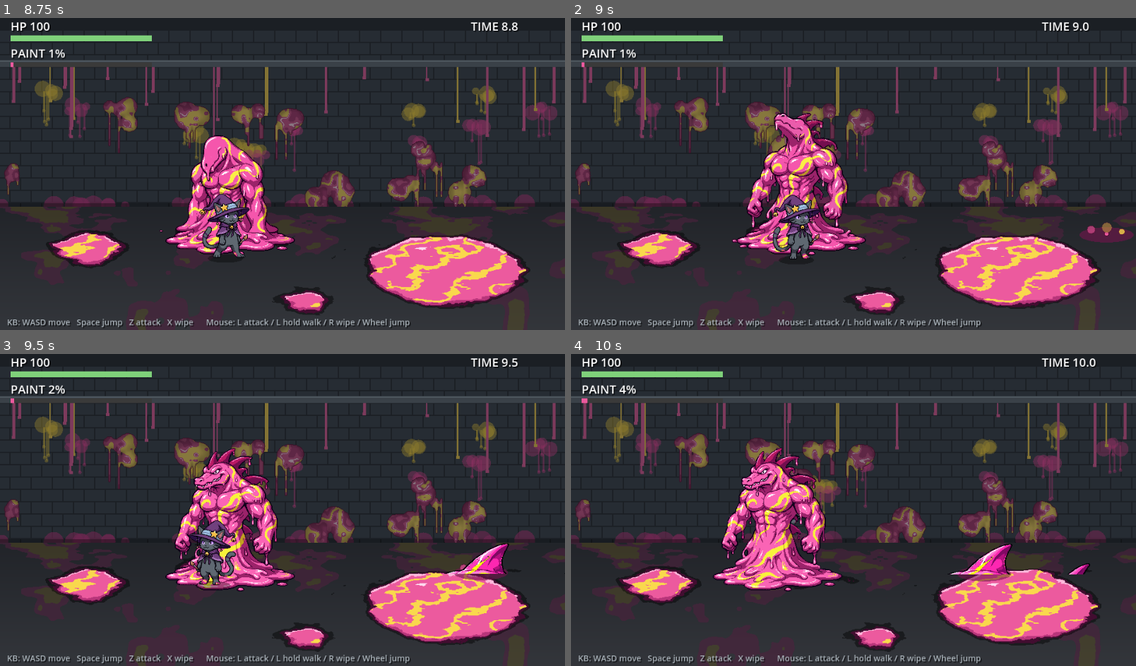
Above: before the commit, frames 1-4 (two rows, left to right).
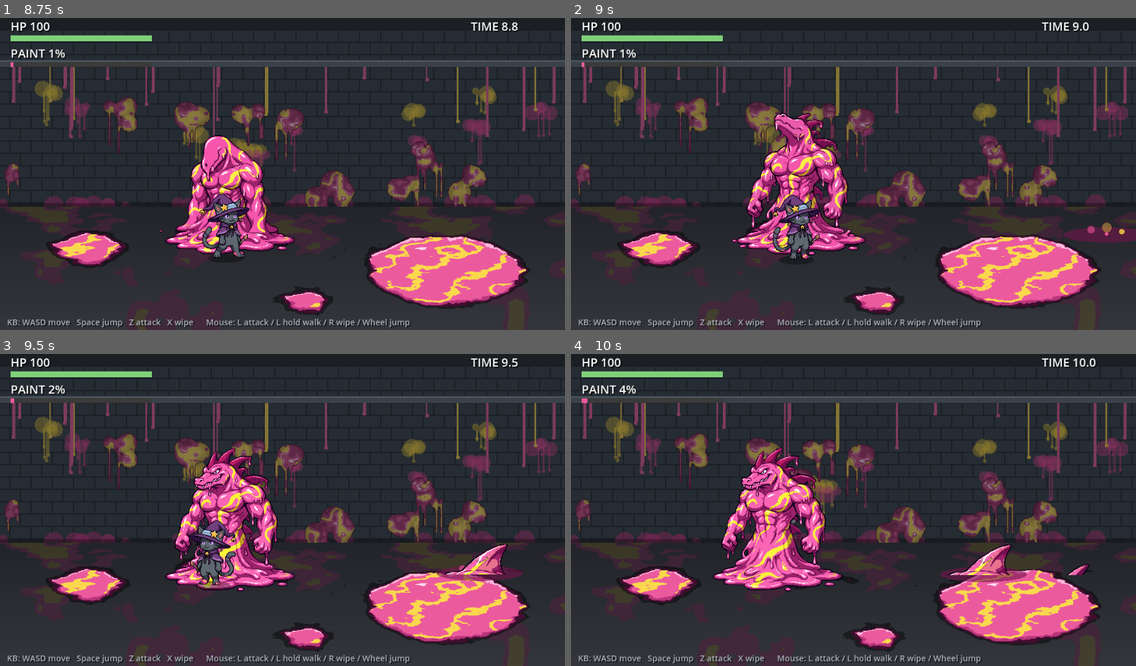
Above: after the commit, the same moments.

Repository: Dekaimo/sewer_proto
Game: Godot game, scene res://main.tscn
Two runs of this game, one before a commit and one after it. Both use one fixed random seed, a clock stepped at 60 frames per second and the inputs below.
Inputs (mouse positions are in pixels of both pictures, inside the frame that each line leads up to):
- Up to frame 1 (8.75 s): move the mouse to (406, 155) at 0.52 s; hold Right (right) 0.53-1.25 s; tap Z (attack) at 0.6, 3.6, 6.6 s; click (406, 155) at 0.67 s; tap Space (jump) at 0.77, 3.77, 6.77 s; drag from (169, 186) to (254, 236) at 1.27 s; move the mouse to (339, 102) at 2.02 s; hold Right (right) 2.03-2.75 s; tap J at 2.1, 5.1, 8.1 s; drag from (254, 236) to (113, 124) at 2.77 s; move the mouse to (452, 217) at 3.52 s; hold Left (left) 3.53-4.25 s; drag from (113, 124) to (197, 92) at 4.27 s; move the mouse to (310, 170) at 5.02 s; hold Down (down) 5.03-5.75 s; click (310, 170) at 5.17 s; drag from (197, 92) to (169, 186) at 5.77 s; move the mouse to (406, 155) at 6.52 s; hold Up (up) 6.53-7.25 s; drag from (169, 186) to (254, 236) at 7.27 s; move the mouse to (339, 102) at 8.02 s; hold Down (down) from 8.03 s (still down)
- Up to frame 2 (9 s): release Down (down) at 8.75 s; drag from (825, 236) to (684, 124) at 8.77 s
- Up to frame 3 (9.5 s): no input
- Up to frame 4 (10 s): move the mouse to (1023, 553) at 9.52 s; hold Up (up) from 9.53 s (still down); tap Z (attack) at 9.6 s; click (1023, 553) at 9.67 s; tap Space (jump) at 9.77 s

Frame 1 is identical in both runs. In frame 2, 0.1% of the frame differs, in the area x 87-100%, y 67-73%; in frame 3, 0.7%; in frame 4, 0.7%, in the area x 65-92%, y 60-74%.

Commit message:
Paint Shark sprites (closed/open mouth), palette lock tool, mouth-aligned gulp and leap
Co-Authored-By: Claude Opus 5.5 <noreply@anthropic.com>
Claude-Session: https://claude.ai/code/session_016eaBthCvKzWp812yLXmusx

Diff:
--- a/shark.gd
+++ b/shark.gd
@@ -7,6 +7,7 @@
 const BASE_PATH := "res://assets/same_base.png"
 const OPEN_PATH := "res://assets/same_open.png"
 const FEET_Y := 182          # 絵の中で腹（水たまり）が床に着く行
+const MOUTH_X := 92.0       # 絵の中心から口までの横の距離
 const FIN_H := 52            # 泳いでいるとき床から出ている高さ（絵の上から何行ぶん＝背ビレ）
 
 var main
@@ -42,7 +43,8 @@
 	t += delta
 	cd -= delta
 	wander += delta
-	z_index = int(position.y) - 1
+	# 床から飛び出す・飛びかかるときは主人公より手前に描く（呑み込む側なので）
+	z_index = int(position.y) + (3 if state in ["gulp", "leap"] else -1)
 	if main.game_over and state != "drag":
 		state = "swim"
 	var p = main.player
@@ -66,10 +68,12 @@
 func _swim(delta: float, p) -> void:
 	if main.game_over:
 		return
-	var target: Vector2 = p.position
+	var raw: Vector2 = p.position - position
+	if absf(raw.x) > MOUTH_X + 10.0:
+		facing = 1 if raw.x > 0 else -1
+	# 口が主人公の真下に来る位置を目指す
+	var target: Vector2 = p.position - Vector2(facing * MOUTH_X, 0.0)
 	var to_p: Vector2 = target - position
-	if absf(to_p.x) > 2.0:
-		facing = 1 if to_p.x > 0 else -1
 	# ドロドロの中は速い。乾いた床も潜って進む（通った跡がドロドロになる）
 	var sp: float = 230.0 if main.goop_at(position) > 0.12 else 120.0
 	if p.state == "grabbed":
@@ -108,8 +112,9 @@
 	t = 0.0
 	leap_from = position
 	# 着地点は主人公の今いる場所（動けば外せる）
-	leap_to = p.position
-	facing = 1 if leap_to.x > position.x else -1
+	facing = 1 if p.position.x > position.x else -1
+	leap_to = p.position - Vector2(facing * MOUTH_X, 0.0)
+	leap_to.x = clampf(leap_to.x, main.ARENA_L, main.ARENA_R)
 	main.sfx.play("grab", -2.0)
 
 
@@ -130,7 +135,8 @@
 
 # ---------- 呑み込み判定 ----------
 func _try_swallow(p, r: float) -> void:
-	var near: bool = absf(p.position.x - position.x) < r and absf(p.position.y - position.y) < 30.0 and p.z < 60.0
+	var mouth: float = position.x + facing * MOUTH_X
+	var near: bool = absf(p.position.x - mouth) < r and absf(p.position.y - position.y) < 30.0 and p.z < 60.0
 	if not near:
 		return
 	if p.state == "grabbed" and is_instance_valid(p.grabbed_by):
@@ -223,7 +229,7 @@
 		return
 	# 泳いだ跡の波と泡
 	var tt := t
-	draw_set_transform(Vector2(0, 2), 0.0, Vector2(1.0, 0.28))
+	draw_set_transform(Vector2(0, 2), 0.0, Vector2(1.6, 0.28))
 	draw_circle(Vector2.ZERO, 46.0 if state != "drag" else 70.0, Color(0.45, 0.08, 0.30, 0.6))
 	draw_set_transform(Vector2.ZERO, 0.0, Vector2.ONE)
 	var n := 4 if state != "drag" else 9
Binary file changed: assets/same_base.png
Not shown, added: assets/same_base.png.import
Binary file added: assets/same_open.png
Not shown, added: assets/same_open.png.import
